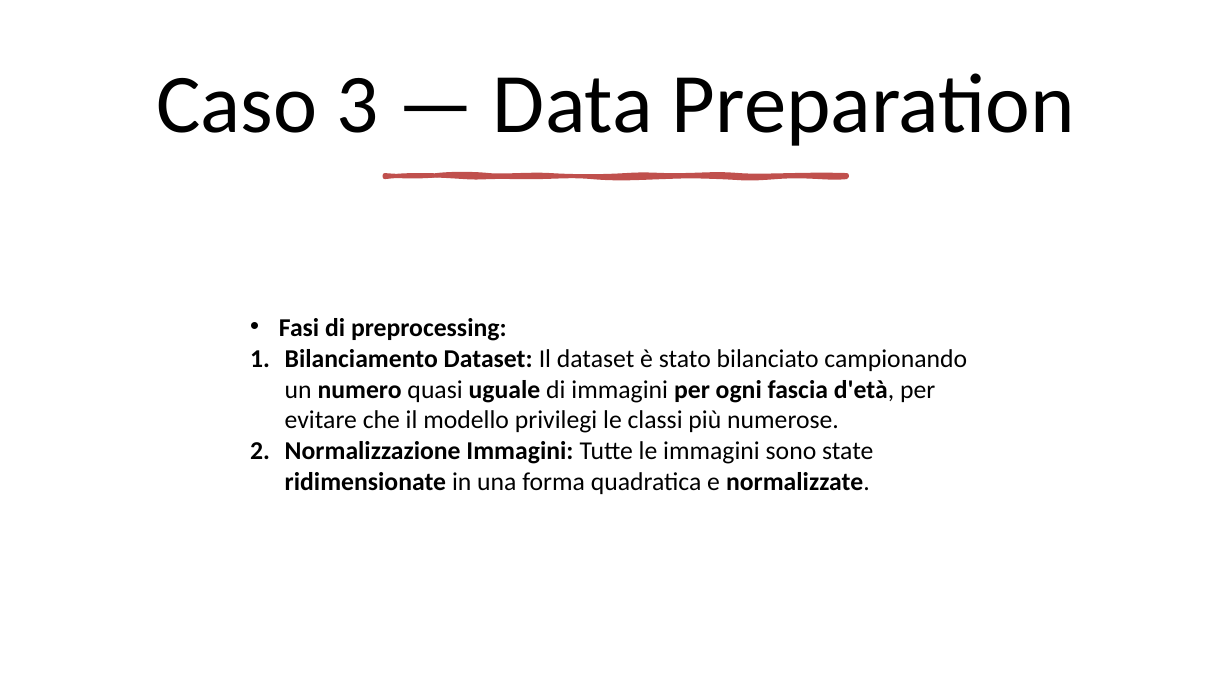
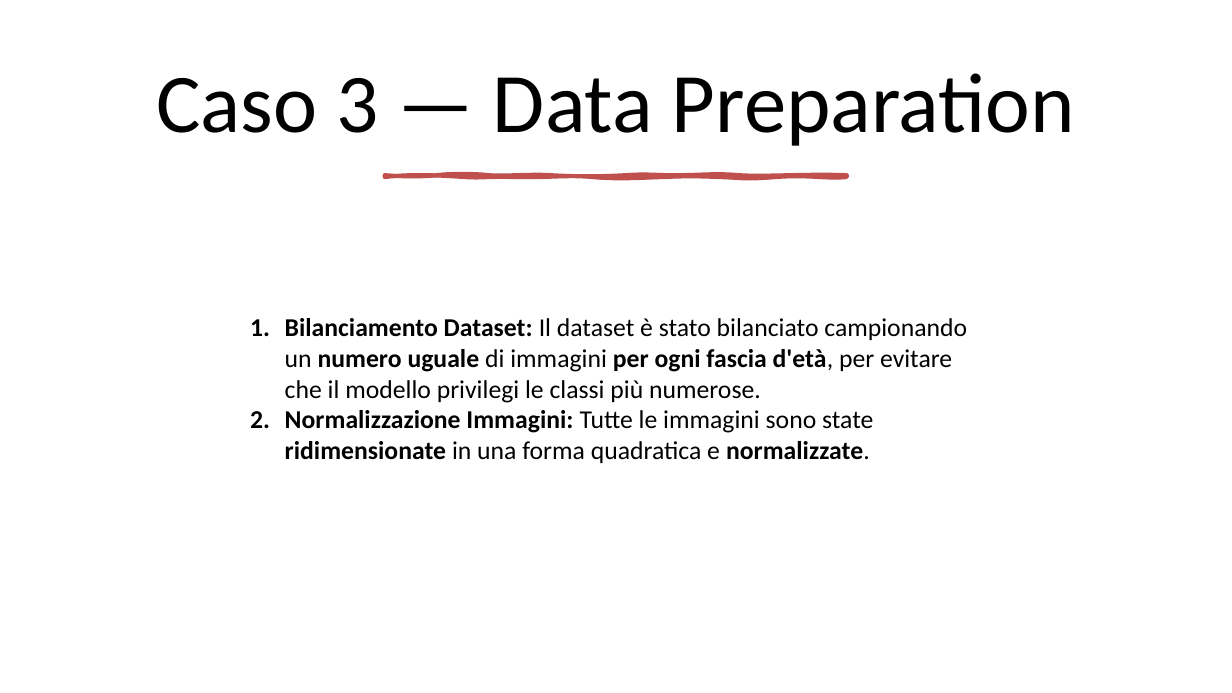
Before and after one commit to mtomas03/Thesis_Paper, a slide deck: slide 20 of Presentation.pptx. Drawn at 1232x693 pixels with LibreOffice and Linux fonts; fonts in the diff are those of the drawing. Boxes give left, top, right and bottom in pixels: in the first picture for what was removed or moved away, otherwise in the second. Text is boxed around its words. In the diff, an @@ line names an element or a change of style, - is before the commit and + after.

```diff
--- a/Presentation.pptx
+++ b/Presentation.pptx
@@ text at box(285, 318, 967, 403): text changed @@
-• Fasi di preprocessing:
-1. Bilanciamento Dataset: Il dataset è stato bilanciato campionando un numero quasi uguale di immagini per ogni fascia d'età, per evitare che il modello privilegi le classi più numerose.
+1. Bilanciamento Dataset: Il dataset è stato bilanciato campionando un numero uguale di immagini per ogni fascia d'età, per evitare che il modello privilegi le classi più numerose.
```
Also in this commit, not shown: 2 other slides changed, 4 slides added, 1 other file.
